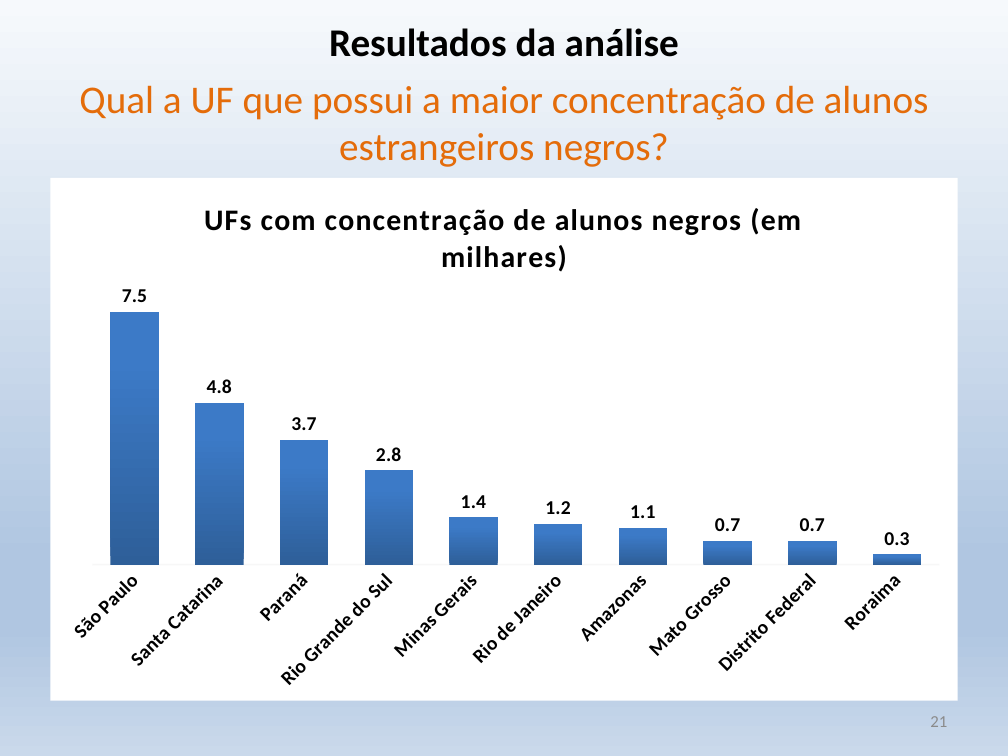
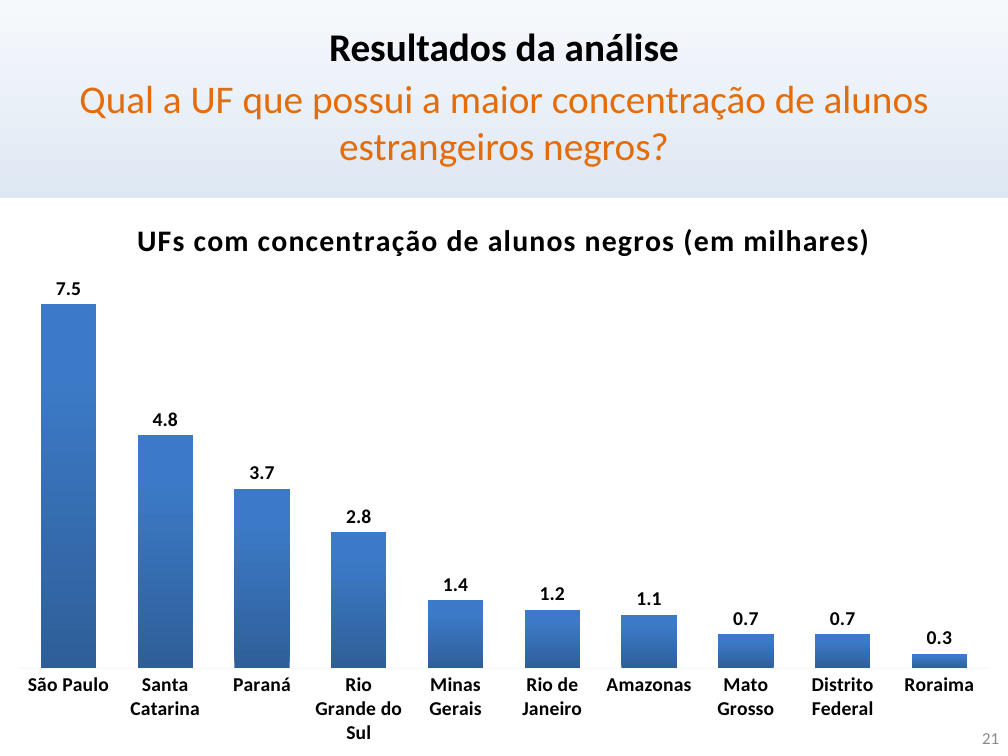
Before and after one commit to krieggerms/Analise-da-Insercao-do-Aluno-Negro-com-BI, a slide deck: slide 21 of TCC_BI_Alunos_Negros.pptx. Drawn at 1008x756 pixels with LibreOffice and Linux fonts; fonts in the diff are those of the drawing. Boxes give left, top, right and bottom in pixels: in the first picture for what was removed or moved away, otherwise in the second. Text is boxed around its words. In the diff, an @@ line names an element or a change of style, - is before the commit and + after.

```diff
--- a/TCC_BI_Alunos_Negros.pptx
+++ b/TCC_BI_Alunos_Negros.pptx
@@ text "Resultados da análise": place and size @@
-text "Resultados da análise" at bbox=[329, 28, 679, 57]
+text "Resultados da análise" at bbox=[329, 33, 679, 62]
@@ column chart: place and size @@
-column chart at bbox=[50, 177, 958, 701]
+column chart at bbox=[0, 198, 1008, 756]
@@ page number: place and size @@
-page number at bbox=[930, 716, 947, 727]
+page number at bbox=[982, 733, 999, 744]
```
Also in this commit, not shown: 25 other slides changed.
